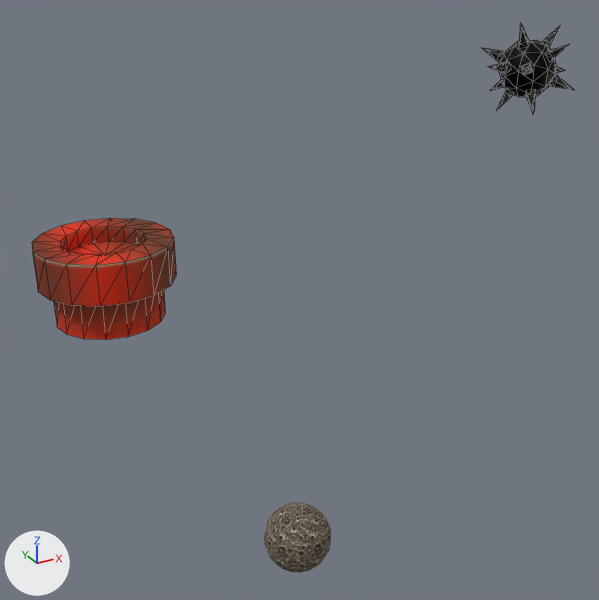
What one commit did to the glTF model public/models/gltfScene/scene.gltf.
Both versions are drawn from a camera (50 mm lens) standing at (-7.54, -13.81, 12.99) and looking at (3.48, 6.22, 2.97). Lighting does not change. The marker at lower left points along +X, +Y and +Z. Mesh edges are drawn as thin lines on the coarser meshes. Where no turn or scale is listed for an object, it has been applied to the vertices.

In view in the first picture: 'baller', 'pipe', 'spikey'.
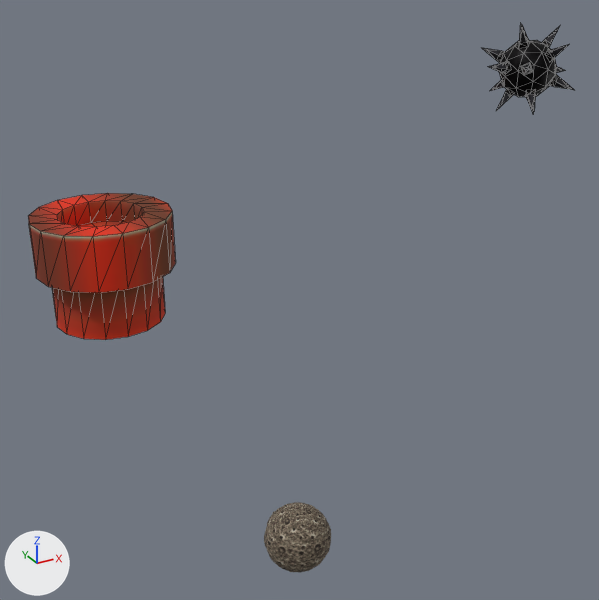
Boxes [x1, y1, x2, y2] around the edits, measured in the pictures (599 x 600 px):
'pipe', rescaled (20% taller): before [32, 218, 176, 340]; after [28, 193, 176, 340]

Patch to the scene script:
```diff
--- a/public/models/gltfScene/scene.gltf.py
+++ b/public/models/gltfScene/scene.gltf.py
@@ ob_pipe @@
 ob_pipe.rotation_euler = (1.571, 0.0, 0.0)  # degrees (90, 0, 0)
-ob_pipe.scale = (0.5, 0.3, 0.5)
+ob_pipe.scale = (0.5, 0.4, 0.5)
```
